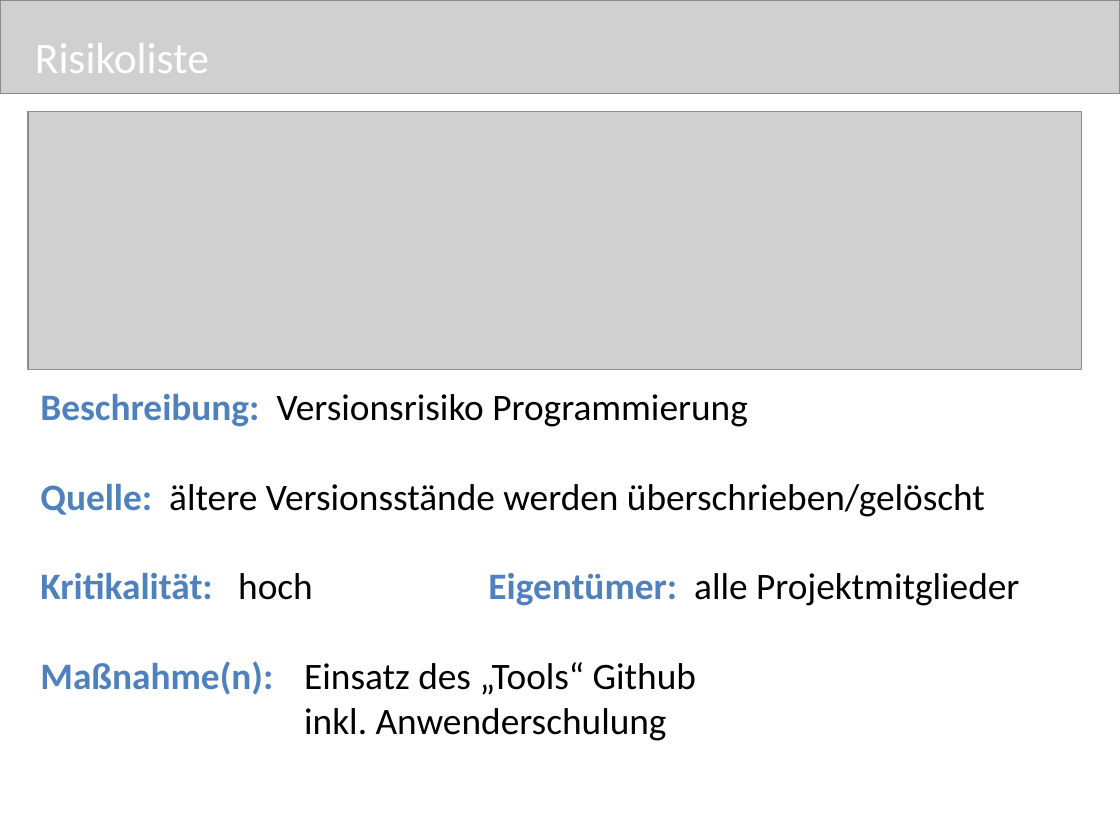
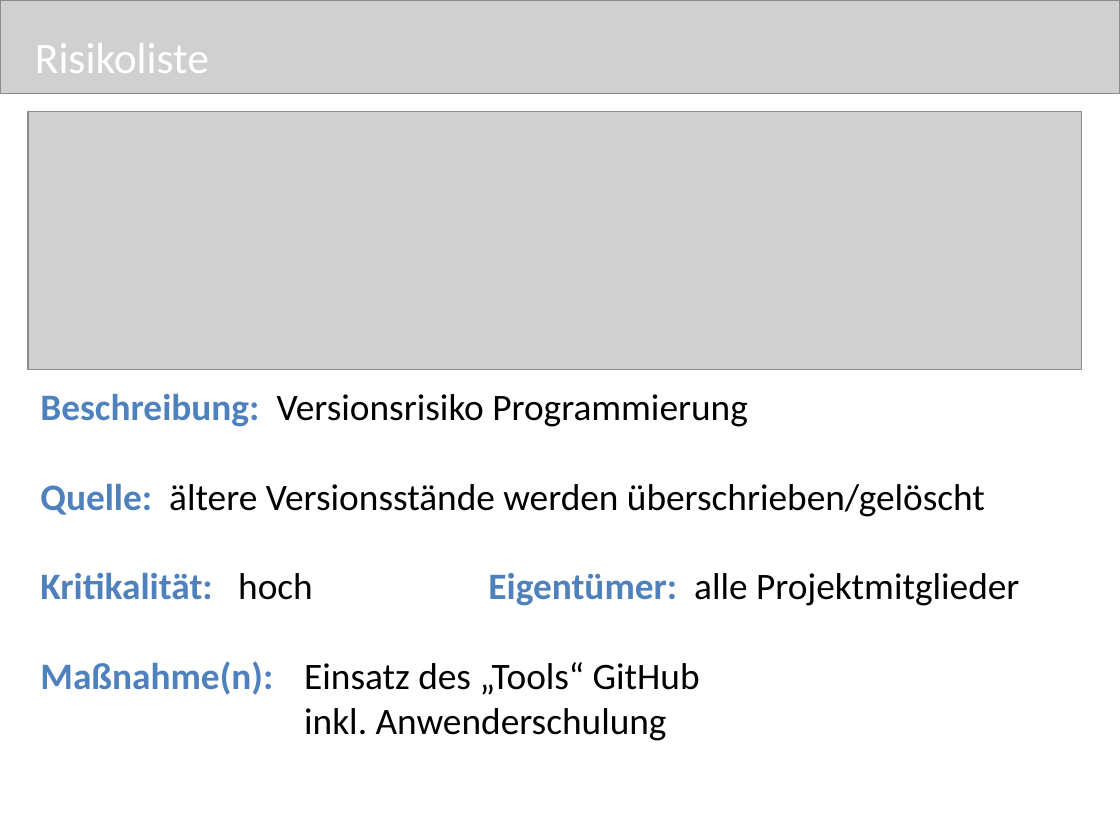
Before and after one commit to pdauwe/Softwareprojekt_BIM, a slide deck: slide 5 of Doku/Praesi1.pptx. Drawn at 1120x840 pixels with LibreOffice and Linux fonts; fonts in the diff are those of the drawing; grey boxes stand for pictures. Boxes give left, top, right and bottom in pixels: in the first picture for what was removed or moved away, otherwise in the second. Text is boxed around its words. In the diff, an @@ line names an element or a change of style, - is before the commit and + after.

```diff
--- a/Doku/Praesi1.pptx
+++ b/Doku/Praesi1.pptx
@@ text at (x1=40, y1=661, x2=700, y2=741): text changed @@
-Maßnahme(n): Einsatz des „Tools“ Github
-inkl. Anwenderschulung
+Maßnahme(n): Einsatz des „Tools“ GitHub
+inkl. Anwenderschulung
```
Also in this commit, not shown: 8 other slides changed, 4 slides added.
